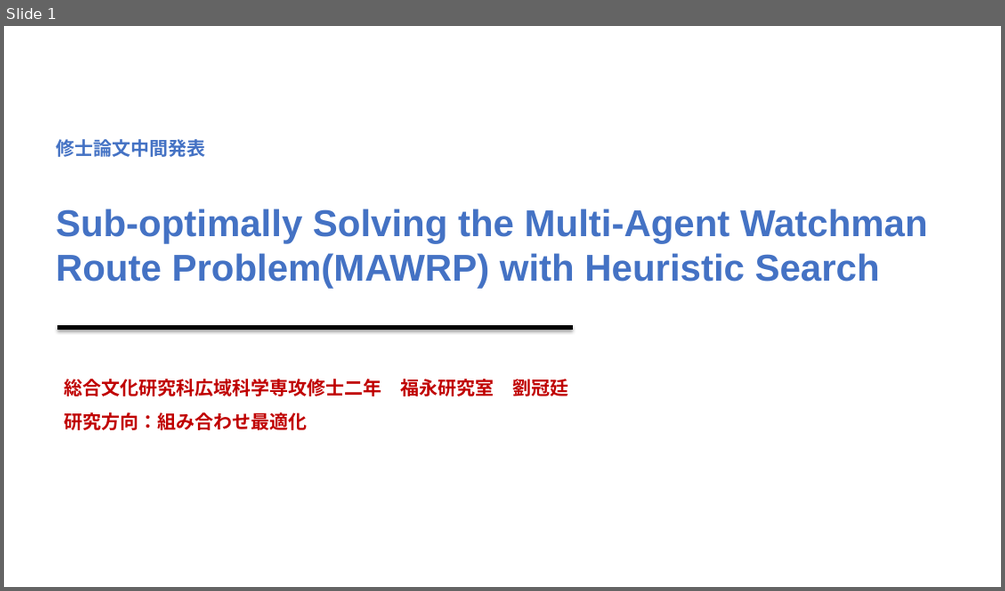
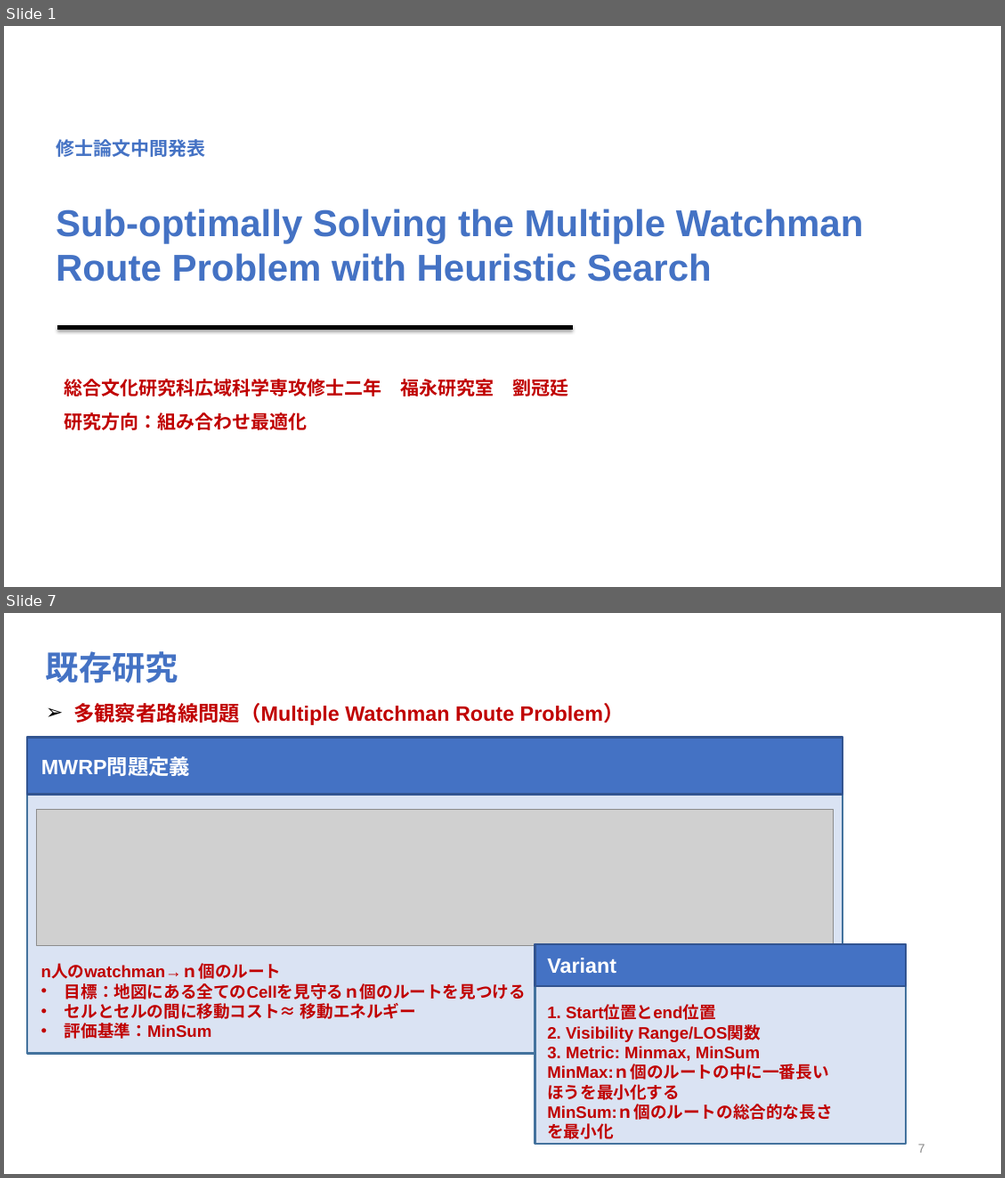
Before and after one commit to lgt494371725/Research, a slide deck: 31216835_LIUGuanting.pptx. Shown one above the other, each under a label of ours: slide 1 before the commit, slides 1 and 7 after it; the slides between them are not shown. The pictures are 1005x591 and 1005x1178 pixels, drawn with LibreOffice and Linux fonts; fonts in the diff are those of the drawing; grey boxes stand for pictures. Boxes give left, top, right and bottom in pixels: in the first picture for what was removed or moved away, otherwise in the second. Text is boxed around its words. In the diff, an @@ line names an element or a change of style, - is before the commit and + after.

Commit message:
multi-agent visualization complete

```diff
--- a/31216835_LIUGuanting.pptx
+++ b/31216835_LIUGuanting.pptx
@@ slide 7 added at bbox=[4, 613, 1001, 1174], background #FFFFFF @@
@@ text added at bbox=[46, 651, 178, 683], 32 pt, text #4472C4, bold @@
+既存研究
@@ text added at bbox=[73, 703, 624, 725], 20 pt, text #C00000, bold @@
+➢ 多観察者路線問題（Multiple Watchman Route Problem）
@@ group added at bbox=[27, 737, 842, 1054]: 2 rectangles, 2 texts, 1 picture @@
+    MWRP問題定義
+  n人のwatchman→ｎ個のルート
+  • 目標：地図にある全てのCellを見守るｎ個のルートを見つける
+  • セルとセルの間に移動コスト≈ 移動エネルギー
+  • 評価基準：MinSum
@@ rectangle added at bbox=[535, 944, 906, 1144], fill #DAE3F3, outline #43739E 2 pt @@
@@ rectangle added at bbox=[535, 944, 906, 986], fill #4472C4, outline #325491 2 pt @@
@@ text added at bbox=[547, 957, 832, 1119], 16 pt, text #C00000, bold @@
+    Variant
+    1. Start位置とend位置
+    2. Visibility Range/LOS関数
+    3. Metric: Minmax, MinSum
+    MinMax:ｎ個のルートの中に一番長いほうを最小化する
+    MinSum:ｎ個のルートの総合的な長さを最小化
@@ page number added at bbox=[918, 1143, 925, 1152], 12 pt, text #888888 @@
+7
@@ slide 1 changed as well @@
@@ text at bbox=[56, 208, 864, 281]: text changed @@
-Sub-optimally Solving the Multi-Agent Watchman Route Problem(MAWRP) with Heuristic Search
+Sub-optimally Solving the Multiple Watchman Route Problem with Heuristic Search
```
Also in this commit, not shown: 1 other slide changed, 11 other slides added, 1 slide removed, 6 other files.
